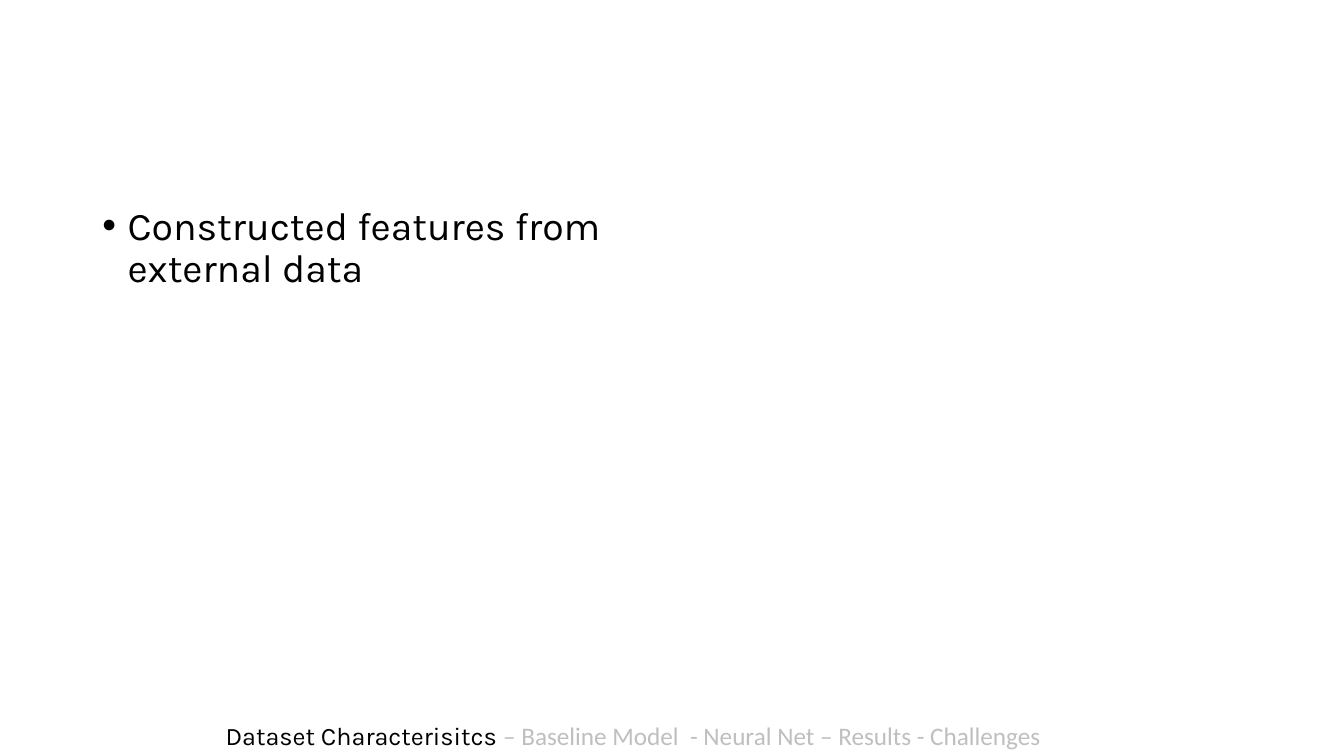
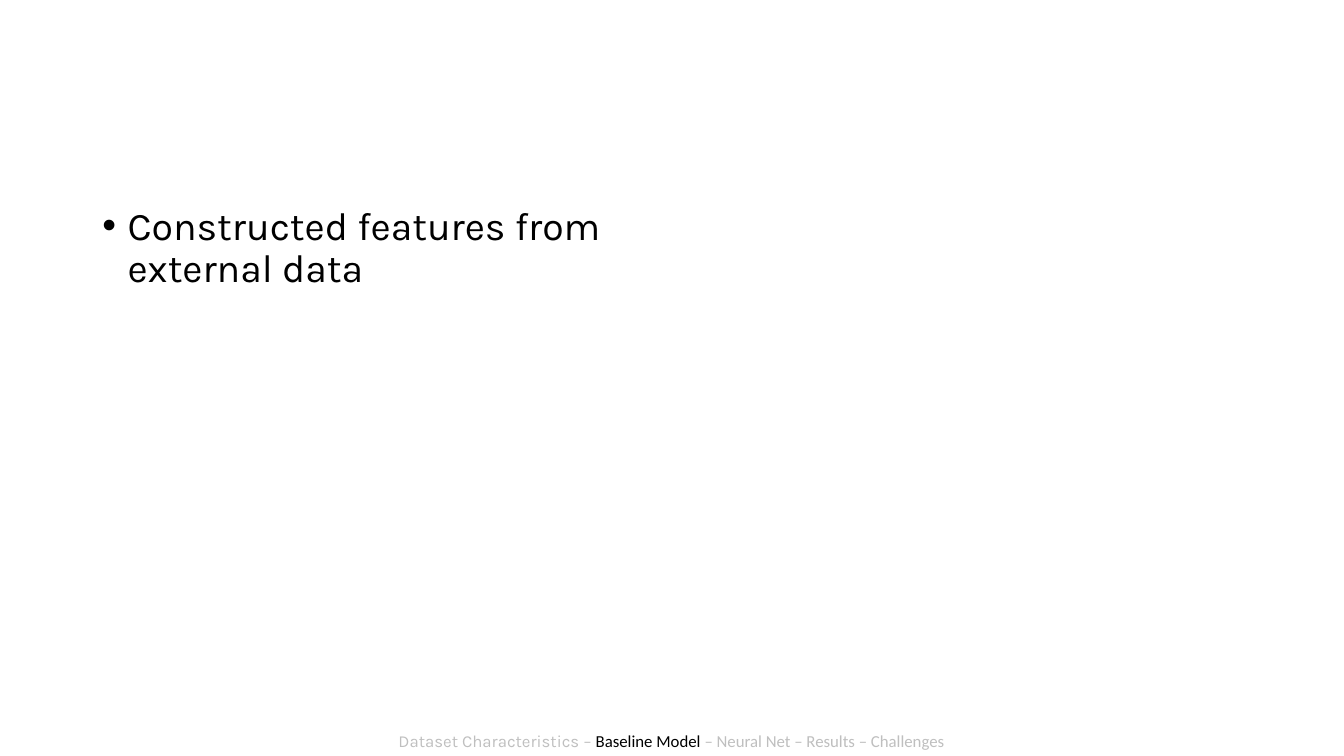
Before and after one commit to antonroefer/bakery-sales-prediction-group-3, a slide deck: slide 3 of 4_Presentation/Group 3.pptx. Drawn at 1344x756 pixels with LibreOffice and Linux fonts; fonts in the diff are those of the drawing. Boxes give left, top, right and bottom in pixels: in the first picture for what was removed or moved away, otherwise in the second. Text is boxed around its words. In the diff, an @@ line names an element or a change of style, - is before the commit and + after.

```diff
--- a/4_Presentation/Group 3.pptx
+++ b/4_Presentation/Group 3.pptx
@@ text at [398, 735, 944, 750]: text changed; size 18 to 12 pt @@
-Dataset Characterisitcs – Baseline Model - Neural Net – Results - Challenges
+Dataset Characteristics – Baseline Model – Neural Net – Results – Challenges
```
Also in this commit, not shown: 7 other slides changed, 5 slides added, 12 other files.
